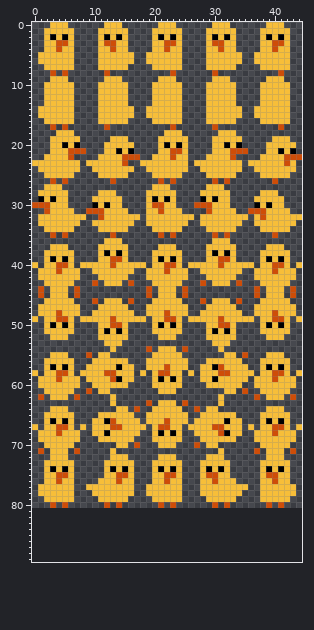
Sprite sheet, stored at gamelime/debug/images/yokai/chick_01.png. That is the earlier state.
The file is 45x81 pixels. The old version is drawn lined up with the new one, on the new canvas.
After:
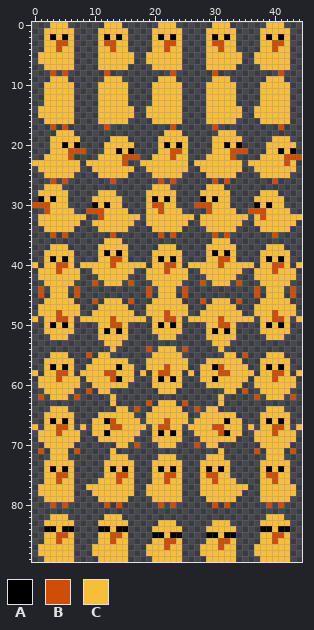
Palette (. is transparent): A #000000  B #ce4d08  C #f7be39
Change:
canvas 45x81 -> 45x90
Colour A now appears in row 84 at x 2 to 3, 5 to 6, 11 to 12, 14 to 15, 38 to 39 and 41 to 42; in row 85 at x 20 to 21, 23 to 24, 29 to 30 and 32 to 33.
Colour B now appears in row 85 at x 4 to 5, 13 to 14 and 40 to 41; in row 86 at x 4, 13, 22 to 23, 31 to 32 and 40; in row 87 at x 22 and 31.
Colour C now appears in row 82 at x 3 to 5, 12 to 14 and 39 to 41; in row 83 at x 2 to 6, 11 to 15, 21 to 23, 30 to 32 and 38 to 42; in row 84 at x 4, 13, 20 to 24, 29 to 33 and 40; in row 85 at x 2 to 3, 6, 11 to 12, 15, 22, 31, 38 to 39 and 42; in row 86 at x 2 to 3, 5 to 6, 11 to 12, 14 to 15, 20 to 21, 24, 29 to 30, 33, 38 to 39 and 41 to 42; in row 87 at x 1 to 6, 10 to 15, 19 to 21, 23 to 24, 28 to 30, 32 to 33 and 37 to 42.
Colour C now appears in row 88 at x 1 to 6, 10 to 15, 19 to 24, 28 to 33 and 37 to 42; in row 89 at x 2 to 6, 11 to 15, 20 to 24, 29 to 33 and 38 to 42.
